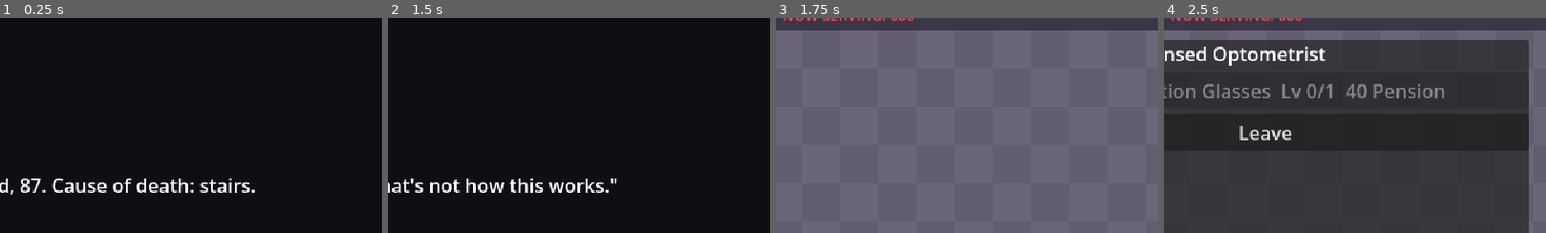
Above: before the commit, frames 1-4 (left to right).
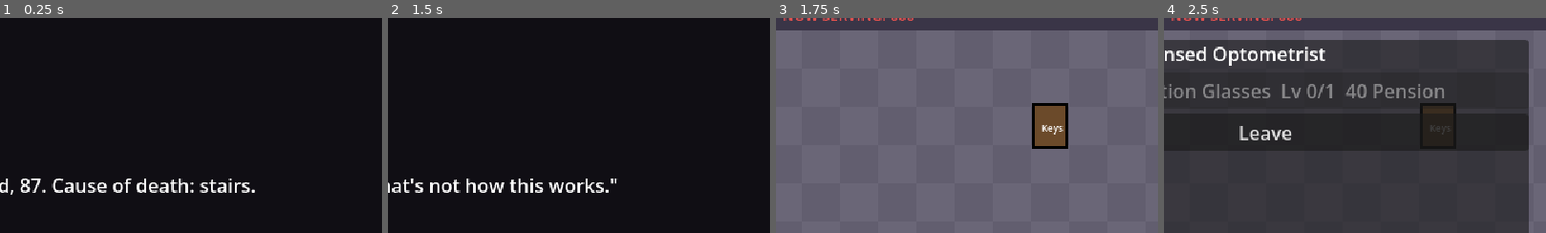
Above: after the commit, the same moments.

Repository: B1nKaTa/game
Game: Godot game, scene res://scenes/boot.tscn
Two runs of this game, one before a commit and one after it. Both use one fixed random seed, a clock stepped at 60 frames per second and the inputs below.
Inputs (mouse positions are % of the whole screen's width and height, from its top left):
- Up to frame 1 (0.25 s): no input
- Up to frame 2 (1.5 s): tap Space (dodge) at 0.5, 1.25 s; move the mouse to (72, 45) at 0.52 s; press the mouse at (72, 45) at 0.53 s; hold D (move_right) 0.53-1.28 s; tap Enter (ui_accept) at 0.77 s; tap Q (bomb) at 0.8, 1.35 s; move the mouse to (30, 55) at 1.27 s; release the mouse at (30, 55) at 1.28 s; hold S (move_down) from 1.28 s (still down); click (30, 55) at 1.42 s
- Up to frame 3 (1.75 s): keep holding S (move_down); tap Enter (ui_accept) at 1.52 s; tap Space (dodge) at 1.55 s
- Up to frame 4 (2.5 s): move the mouse to (60, 28) at 2.02 s; release S (move_down) at 2.03 s; hold D (move_right) from 2.03 s (still down); hold Space (dodge) from 2.03 s (still down); click (60, 28) at 2.17 s; tap E (interact) at 2.3 s
The pictures show only the part of the screen within x 37-87%, y 6-56%; the shares and areas given below are measured in that part.

Frames 1-2 are identical in both runs. In frame 3, 2.0% of the frame differs, in the area x 67-77%, y 39-61%; in frame 4, 0.4%.

Commit message:
Add key remapping at a board in the Waiting Room
Every action can be rebound and is saved between sessions. Taking a key in
use swaps the two actions, and on-screen prompts show the current key. This
has not been run yet, because testing waits until the player is free.

Co-Authored-By: Claude Opus 5.5 <noreply@anthropic.com>

Diff:
--- a/scripts/autoload/game.gd
+++ b/scripts/autoload/game.gd
@@ -7,6 +7,7 @@
 
 func _ready() -> void:
 	InputSetup.ensure()
+	KeyBindings.load_from()
 	if OS.get_cmdline_user_args().has("--smoke"):
 		var driver: Node = load("res://tools/smoke_driver.gd").new()
 		add_child(driver)
--- /dev/null
+++ b/scripts/core/key_bindings.gd
@@ -0,0 +1,131 @@
+class_name KeyBindings
+extends RefCounted
+
+const SAVE_PATH := "user://keys.json"
+const ACTIONS := [
+	{"action": "move_up", "label": "Move up"},
+	{"action": "move_down", "label": "Move down"},
+	{"action": "move_left", "label": "Move left"},
+	{"action": "move_right", "label": "Move right"},
+	{"action": "attack", "label": "Attack, hold to charge"},
+	{"action": "throw", "label": "Throw cane"},
+	{"action": "dodge", "label": "Dodge"},
+	{"action": "bomb", "label": "Place Thermos"},
+	{"action": "interact", "label": "Interact"},
+	{"action": "map", "label": "Floor map"},
+]
+const TYPE_KEY := "key"
+const TYPE_MOUSE := "mouse"
+
+
+static func describe(event: InputEvent) -> String:
+	if event is InputEventKey:
+		return OS.get_keycode_string(event.physical_keycode)
+	if event is InputEventMouseButton:
+		match event.button_index:
+			MOUSE_BUTTON_LEFT:
+				return "Left Click"
+			MOUSE_BUTTON_RIGHT:
+				return "Right Click"
+			_:
+				return "Mouse %d" % event.button_index
+	return "?"
+
+
+static func label_for(action: String) -> String:
+	if not InputMap.has_action(action):
+		return "?"
+	var events := InputMap.action_get_events(action)
+	return describe(events[0]) if not events.is_empty() else "?"
+
+
+static func with_key(action: String, text: String) -> String:
+	return "%s: %s" % [label_for(action), text]
+
+
+# If another action already uses this input, the two swap, so no action ever ends up without one.
+static func rebind(action: String, event: InputEvent) -> void:
+	var previous: InputEvent = null
+	var current := InputMap.action_get_events(action)
+	if not current.is_empty():
+		previous = current[0]
+	for entry in ACTIONS:
+		var other: String = entry["action"]
+		if other == action or not InputMap.has_action(other):
+			continue
+		for other_event in InputMap.action_get_events(other):
+			if _same(other_event, event) and previous != null:
+				_set_event(other, previous)
+	_set_event(action, event)
+
+
+static func reset_to_defaults() -> void:
+	for entry in ACTIONS:
+		if InputMap.has_action(entry["action"]):
+			InputMap.erase_action(entry["action"])
+	InputSetup.ensure()
+
+
+static func save_to(path := SAVE_PATH) -> bool:
+	var raw := {}
+	for entry in ACTIONS:
+		var action: String = entry["action"]
+		if not InputMap.has_action(action):
+			continue
+		var events := InputMap.action_get_events(action)
+		if not events.is_empty():
+			raw[action] = _to_raw(events[0])
+	var file := FileAccess.open(path, FileAccess.WRITE)
+	if file == null:
+		return false
+	file.store_string(JSON.stringify(raw))
+	file.close()
+	return true
+
+
+# Anything missing or damaged in the file just keeps its default.
+static func load_from(path := SAVE_PATH) -> void:
+	if not FileAccess.file_exists(path):
+		return
+	var raw: Variant = JSON.parse_string(FileAccess.get_file_as_string(path))
+	if not raw is Dictionary:
+		return
+	for entry in ACTIONS:
+		var action: String = entry["action"]
+		if raw.has(action) and InputMap.has_action(action):
+			var event := _from_raw(raw[action])
+			if event != null:
+				_set_event(action, event)
+
+
+static func _set_event(action: String, event: InputEvent) -> void:
+	InputMap.action_erase_events(action)
+	InputMap.action_add_event(action, event)
+
+
+static func _same(a: InputEvent, b: InputEvent) -> bool:
+	if a is InputEventKey and b is InputEventKey:
+		return a.physical_keycode == b.physical_keycode
+	if a is InputEventMouseButton and b is InputEventMouseButton:
+		return a.button_index == b.button_index
+	return false
+
+
+static func _to_raw(event: InputEvent) -> Dictionary:
+	if event is InputEventMouseButton:
+		return {"type": TYPE_MOUSE, "button": int(event.button_index)}
+	return {"type": TYPE_KEY, "code": int(event.physical_keycode)}
+
+
+static func _from_raw(raw: Variant) -> InputEvent:
+	if not raw is Dictionary:
+		return null
+	if raw.get("type") == TYPE_KEY and raw.has("code"):
+		var key := InputEventKey.new()
+		key.physical_keycode = int(raw["code"]) as Key
+		return key
+	if raw.get("type") == TYPE_MOUSE and raw.has("button"):
+		var mouse := InputEventMouseButton.new()
+		mouse.button_index = int(raw["button"]) as MouseButton
+		return mouse
+	return null
--- a/scripts/scenes/waiting_room.gd
+++ b/scripts/scenes/waiting_room.gd
@@ -19,10 +19,13 @@
 ]
 const DOOR_CELL := Vector2i(18, 5)
 const INTERACT_RANGE := 48.0
+const KEY_BOARD_CELL := Vector2i(14, 3)
+const KEY_BOARD_COLOR := Color("6b4a2a")
 
 var player: Player
 var _hud: Hud
 var _panel: MerchantPanel
+var _keys_panel: KeysPanel
 
 
 func _ready() -> void:
@@ -55,10 +58,31 @@
 
 func _process(_delta: float) -> void:
 	queue_redraw()
-	if _panel == null and Input.is_action_just_pressed("interact"):
+	if _panel == null and _keys_panel == null and Input.is_action_just_pressed("interact"):
 		var entry := _merchant_in_range()
 		if not entry.is_empty():
 			_open_panel(entry)
+		elif _near_key_board():
+			_open_keys_panel()
+
+
+func _near_key_board() -> bool:
+	return player.global_position.distance_to(RoomBackdrop.cell_center(KEY_BOARD_CELL)) <= INTERACT_RANGE
+
+
+func _open_keys_panel() -> void:
+	_keys_panel = KeysPanel.new()
+	_keys_panel.closed.connect(_close_keys_panel)
+	add_child(_keys_panel)
+	player.cancel_charge()
+	player.set_physics_process(false)
+	_hud.show_message("")
+
+
+func _close_keys_panel() -> void:
+	_keys_panel.queue_free()
+	_keys_panel = null
+	player.set_physics_process(true)
 
 
 func _merchant_in_range() -> Dictionary:
@@ -89,9 +113,15 @@
 
 
 func _draw() -> void:
-	if _panel == null and player != null:
+	var board_at := RoomBackdrop.cell_center(KEY_BOARD_CELL)
+	draw_rect(Rect2(board_at - Vector2(14, 18), Vector2(28, 36)), KEY_BOARD_COLOR)
+	draw_rect(Rect2(board_at - Vector2(14, 18), Vector2(28, 36)), Color.BLACK, false, 2.0)
+	draw_string(ThemeDB.fallback_font, board_at + Vector2(-7, 5), "Keys", HORIZONTAL_ALIGNMENT_LEFT, -1, 8, Color.WHITE)
+	if _panel == null and _keys_panel == null and player != null:
 		var entry := _merchant_in_range()
 		if not entry.is_empty():
 			var at: Vector2 = RoomBackdrop.cell_center(entry["cell"])
-			draw_string(ThemeDB.fallback_font, at + Vector2(-30, -24), "E: Trade", HORIZONTAL_ALIGNMENT_LEFT, -1, 10, Color.WHITE)
+			draw_string(ThemeDB.fallback_font, at + Vector2(-30, -24), KeyBindings.with_key("interact", "Trade"), HORIZONTAL_ALIGNMENT_LEFT, -1, 10, Color.WHITE)
+		elif _near_key_board():
+			draw_string(ThemeDB.fallback_font, board_at + Vector2(-30, -24), KeyBindings.with_key("interact", "Key Settings"), HORIZONTAL_ALIGNMENT_LEFT, -1, 10, Color.WHITE)
 	draw_string(ThemeDB.fallback_font, Vector2(240, 24), "NOW SERVING: 666", HORIZONTAL_ALIGNMENT_LEFT, -1, 12, Color("e4524f"))
--- a/scripts/ui/floor_map_view.gd
+++ b/scripts/ui/floor_map_view.gd
@@ -29,7 +29,7 @@
 const LEGEND_TOP := "C Combat   I Item   H Healing   ? Side   S Secret"
 const LEGEND_BOTTOM := "T Treasure   $ Shop   M Mini boss   B Boss"
 const TITLE := "Floor Map"
-const CLOSE_HINT := "M: Close"
+const CLOSE_HINT := "Close"
 
 var enabled := true
 var _map: FloorMap
@@ -115,7 +115,7 @@
 		_draw_room(_map.room(room_id), origin, spacing, room_size)
 	if _is_big:
 		_draw_text(panel.position + Vector2(12, 22), TITLE, 16, Color.WHITE)
-		_draw_text(panel.end - Vector2(62, 257), CLOSE_HINT, 11, Color("ffd24a"))
+		_draw_text(panel.end - Vector2(62, 257), KeyBindings.with_key("map", CLOSE_HINT), 11, Color("ffd24a"))
 		_draw_text(panel.position + Vector2(12, panel.size.y - 26), LEGEND_TOP, 11, Color("ece9e0"))
 		_draw_text(panel.position + Vector2(12, panel.size.y - 12), LEGEND_BOTTOM, 11, Color("ece9e0"))
 
--- /dev/null
+++ b/scripts/ui/keys_panel.gd
@@ -0,0 +1,83 @@
+class_name KeysPanel
+extends CanvasLayer
+
+signal closed
+
+const WAITING_TEXT := "Press a key or mouse button..."
+
+var _list: VBoxContainer
+var _waiting_action := ""
+
+
+func _ready() -> void:
+	var panel := PanelContainer.new()
+	panel.position = Vector2(120, 20)
+	panel.custom_minimum_size = Vector2(400, 320)
+	add_child(panel)
+	var column := VBoxContainer.new()
+	panel.add_child(column)
+	var title := Label.new()
+	title.text = "Key Settings. Esc cancels a change."
+	column.add_child(title)
+	_list = VBoxContainer.new()
+	column.add_child(_list)
+	var reset := Button.new()
+	reset.text = "Reset to defaults"
+	reset.pressed.connect(_reset)
+	column.add_child(reset)
+	var close := Button.new()
+	close.text = "Leave"
+	close.pressed.connect(func(): closed.emit())
+	column.add_child(close)
+	_rebuild()
+
+
+func _rebuild() -> void:
+	for child in _list.get_children():
+		child.queue_free()
+	for entry in KeyBindings.ACTIONS:
+		var action: String = entry["action"]
+		var button := Button.new()
+		var bound := WAITING_TEXT if action == _waiting_action else KeyBindings.label_for(action)
+		button.text = "%s:  %s" % [entry["label"], bound]
+		button.pressed.connect(_start_waiting.bind(action))
+		_list.add_child(button)
+
+
+func _start_waiting(action: String) -> void:
+	_waiting_action = action
+	_rebuild()
+
+
+func _reset() -> void:
+	_waiting_action = ""
+	KeyBindings.reset_to_defaults()
+	KeyBindings.save_to()
+	_rebuild()
+
+
+# This runs before the buttons see the input, so the next press is taken as the new binding.
+func _input(event: InputEvent) -> void:
+	if _waiting_action.is_empty() or not event.is_pressed() or event.is_echo():
+		return
+	if not (event is InputEventKey or event is InputEventMouseButton):
+		return
+	get_viewport().set_input_as_handled()
+	if event is InputEventKey and event.physical_keycode == KEY_ESCAPE:
+		_waiting_action = ""
+		_rebuild()
+		return
+	KeyBindings.rebind(_waiting_action, _clean_copy(event))
+	KeyBindings.save_to()
+	_waiting_action = ""
+	_rebuild()
+
+
+func _clean_copy(event: InputEvent) -> InputEvent:
+	if event is InputEventKey:
+		var key := InputEventKey.new()
+		key.physical_keycode = event.physical_keycode
+		return key
+	var mouse := InputEventMouseButton.new()
+	mouse.button_index = event.button_index
+	return mouse
--- a/scripts/world/door.gd
+++ b/scripts/world/door.gd
@@ -5,7 +5,7 @@
 signal key_spent
 
 const ENTER_RADIUS := 18.0
-const KEY_PROMPT := "E: Use Slip"
+const KEY_PROMPT := "Use Slip"
 const NO_KEY_PROMPT := "Needs a Slip"
 
 var locked := true
@@ -81,5 +81,5 @@
 		return
 	draw_string(ThemeDB.fallback_font, Vector2(-5, 6), _icon, HORIZONTAL_ALIGNMENT_LEFT, -1, 16, Color.WHITE)
 	if requires_key and not locked and _near:
-		var prompt := KEY_PROMPT if _player_has_key() else NO_KEY_PROMPT
+		var prompt := KeyBindings.with_key("interact", KEY_PROMPT) if _player_has_key() else NO_KEY_PROMPT
 		draw_string(ThemeDB.fallback_font, Vector2(18, 4), prompt, HORIZONTAL_ALIGNMENT_LEFT, -1, 10, Color("ffd24a"))
--- a/scripts/world/pickup.gd
+++ b/scripts/world/pickup.gd
@@ -9,7 +9,7 @@
 const FLY_START_SPEED := 120.0
 const FLY_ACCELERATION := 700.0
 const FLY_MAX_SPEED := 420.0
-const PROMPT_TEXT := "E: Take"
+const PROMPT_TEXT := "Take"
 
 var requires_interact := false
 var can_take := Callable()
@@ -127,4 +127,4 @@
 		return
 	draw_string(ThemeDB.fallback_font, Vector2(-18, -12), _label, HORIZONTAL_ALIGNMENT_LEFT, -1, 10, Color.WHITE)
 	if _prompt_shown:
-		draw_string(ThemeDB.fallback_font, Vector2(-18, 22), prompt, HORIZONTAL_ALIGNMENT_LEFT, -1, 10, Color("ffd24a"))
+		draw_string(ThemeDB.fallback_font, Vector2(-18, 22), KeyBindings.with_key("interact", prompt), HORIZONTAL_ALIGNMENT_LEFT, -1, 10, Color("ffd24a"))
--- a/scripts/world/retirement_station.gd
+++ b/scripts/world/retirement_station.gd
@@ -10,7 +10,7 @@
 const FILL_COLOR := Color("5d4a8c")
 const TEXT_COLOR := Color("ece9e0")
 const PROMPT_COLOR := Color("ffd24a")
-const PROMPT := "Hold E: Pay in 10"
+const PROMPT := "Pay in 10 (hold)"
 
 var _bank: Node
 var _feet: Node2D
@@ -61,4 +61,4 @@
 	for i in lines.size():
 		draw_string(ThemeDB.fallback_font, Vector2(-60, -48.0 + i * 11.0), lines[i], HORIZONTAL_ALIGNMENT_LEFT, -1, 10, TEXT_COLOR)
 	if _near:
-		draw_string(ThemeDB.fallback_font, Vector2(-60, 28), PROMPT, HORIZONTAL_ALIGNMENT_LEFT, -1, 10, PROMPT_COLOR)
+		draw_string(ThemeDB.fallback_font, Vector2(-60, 28), KeyBindings.with_key("interact", PROMPT), HORIZONTAL_ALIGNMENT_LEFT, -1, 10, PROMPT_COLOR)
--- a/scripts/world/room_view.gd
+++ b/scripts/world/room_view.gd
@@ -12,14 +12,14 @@
 signal notice(text: String)
 
 const HEAL_AMOUNT := 2
-const SHOP_PROMPT := "E: Buy"
+const SHOP_PROMPT := "Buy"
 const FREE_COLOR := Color("67f0d0")
 const BACK_ICON := "<"
 const KEY_COLOR := Color("ece9e0")
 const BOMB_COLOR := Color("ff9a3c")
 const CHEST_COLOR := Color("a8692f")
 const CHEST_LABEL := "Locked Chest"
-const CHEST_PROMPT := "E: Use Slip"
+const CHEST_PROMPT := "Use Slip"
 const PENSION_COLOR := Color("ffd24a")
 const ITEM_COLOR := Color("7dd3fc")
 const HEAL_COLOR := Color("e4524f")
--- /dev/null
+++ b/tests/test_key_bindings.gd
@@ -0,0 +1,98 @@
+extends TestCase
+
+const PATH := "user://test_keys.json"
+
+
+func _reset() -> void:
+	KeyBindings.reset_to_defaults()
+	DirAccess.remove_absolute(ProjectSettings.globalize_path(PATH))
+
+
+func _key(code: Key) -> InputEventKey:
+	var event := InputEventKey.new()
+	event.physical_keycode = code
+	return event
+
+
+func _mouse(button: MouseButton) -> InputEventMouseButton:
+	var event := InputEventMouseButton.new()
+	event.button_index = button
+	return event
+
+
+func test_every_action_can_be_rebound() -> void:
+	InputSetup.ensure()
+	for entry in KeyBindings.ACTIONS:
+		assert_true(InputMap.has_action(entry["action"]), entry["action"])
+	assert_eq(KeyBindings.ACTIONS.size(), InputMap.get_actions().filter(func(a): return not String(a).begins_with("ui_")).size())
+
+
+func test_describing_inputs() -> void:
+	assert_eq(KeyBindings.describe(_mouse(MOUSE_BUTTON_LEFT)), "Left Click")
+	assert_eq(KeyBindings.describe(_mouse(MOUSE_BUTTON_RIGHT)), "Right Click")
+	assert_eq(KeyBindings.describe(_key(KEY_E)), "E")
+	assert_eq(KeyBindings.describe(null), "?")
+
+
+func test_rebinding_replaces_the_old_input() -> void:
+	_reset()
+	KeyBindings.rebind("bomb", _key(KEY_F))
+	var events := InputMap.action_get_events("bomb")
+	assert_eq(events.size(), 1)
+	assert_eq(KeyBindings.describe(events[0]), "F")
+	_reset()
+
+
+func test_taking_a_used_key_swaps_the_two_actions() -> void:
+	_reset()
+	KeyBindings.rebind("bomb", _key(KEY_E))
+	assert_eq(KeyBindings.label_for("bomb"), "E")
+	assert_eq(KeyBindings.label_for("interact"), "Q", "no action is ever left without an input")
+	_reset()
+
+
+func test_a_mouse_button_can_replace_a_key() -> void:
+	_reset()
+	KeyBindings.rebind("dodge", _mouse(MOUSE_BUTTON_MIDDLE))
+	assert_eq(KeyBindings.label_for("dodge"), "Mouse 3")
+	_reset()
+
+
+func test_bindings_survive_saving_and_loading() -> void:
+	_reset()
+	KeyBindings.rebind("bomb", _key(KEY_F))
+	KeyBindings.rebind("attack", _mouse(MOUSE_BUTTON_RIGHT))
+	assert_true(KeyBindings.save_to(PATH))
+	KeyBindings.reset_to_defaults()
+	assert_eq(KeyBindings.label_for("bomb"), "Q")
+	KeyBindings.load_from(PATH)
+	assert_eq(KeyBindings.label_for("bomb"), "F")
+	assert_eq(KeyBindings.label_for("attack"), "Right Click")
+	assert_eq(KeyBindings.label_for("throw"), "Left Click")
+	_reset()
+
+
+func test_a_missing_or_damaged_file_keeps_the_defaults() -> void:
+	_reset()
+	KeyBindings.load_from("user://no_such_keys.json")
+	assert_eq(KeyBindings.label_for("bomb"), "Q")
+	var file := FileAccess.open(PATH, FileAccess.WRITE)
+	file.store_string("not json at all")
+	file.close()
+	KeyBindings.load_from(PATH)
+	assert_eq(KeyBindings.label_for("bomb"), "Q")
+	file = FileAccess.open(PATH, FileAccess.WRITE)
+	file.store_string("{\"bomb\": {\"type\": \"nonsense\"}, \"not_an_action\": {\"type\": \"key\", \"code\": 70}}")
+	file.close()
+	KeyBindings.load_from(PATH)
+	assert_eq(KeyBindings.label_for("bomb"), "Q")
+	assert_false(InputMap.has_action("not_an_action"))
+	_reset()
+
+
+func test_prompts_follow_the_bound_key() -> void:
+	_reset()
+	assert_eq(KeyBindings.with_key("interact", "Buy"), "E: Buy")
+	KeyBindings.rebind("interact", _key(KEY_F))
+	assert_eq(KeyBindings.with_key("interact", "Buy"), "F: Buy")
+	_reset()
Not shown, changed: docs/playtest-notes.md
Not shown, changed: docs/superpowers/plans/2026-11-02-next-rounds.md
Not shown, changed: docs/superpowers/specs/2026-11-02-first-floor-design.md
